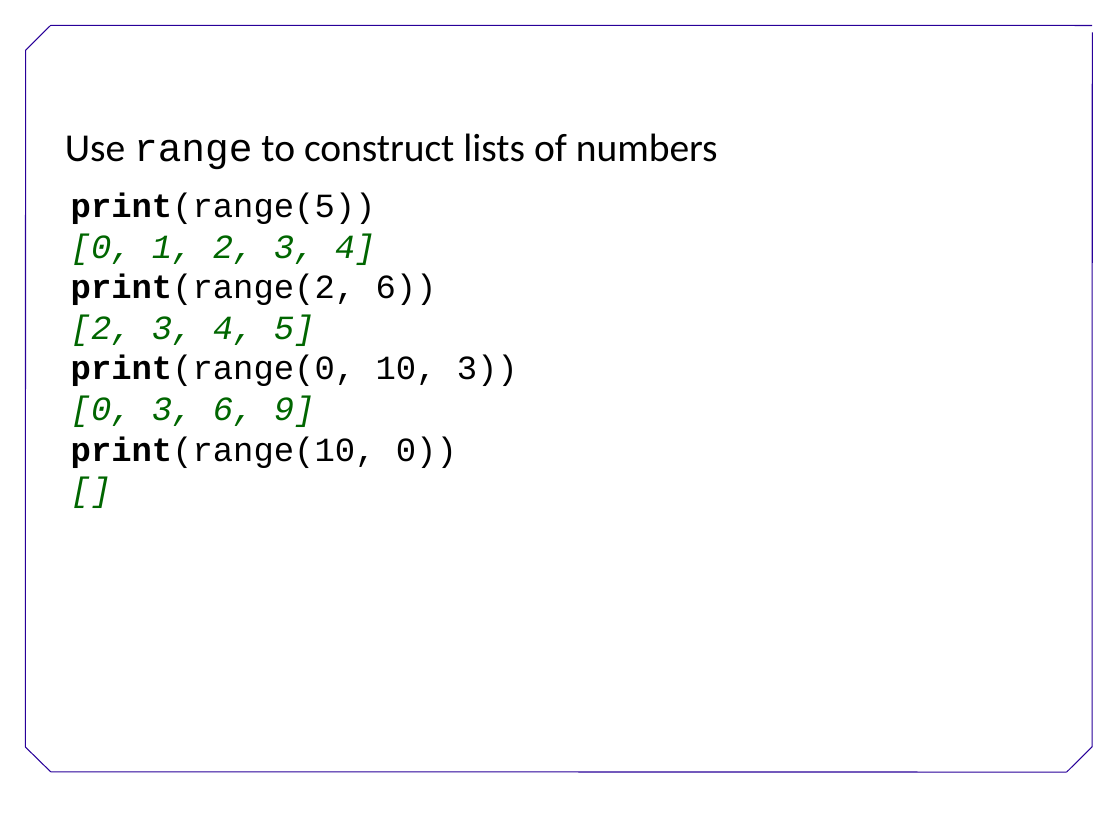
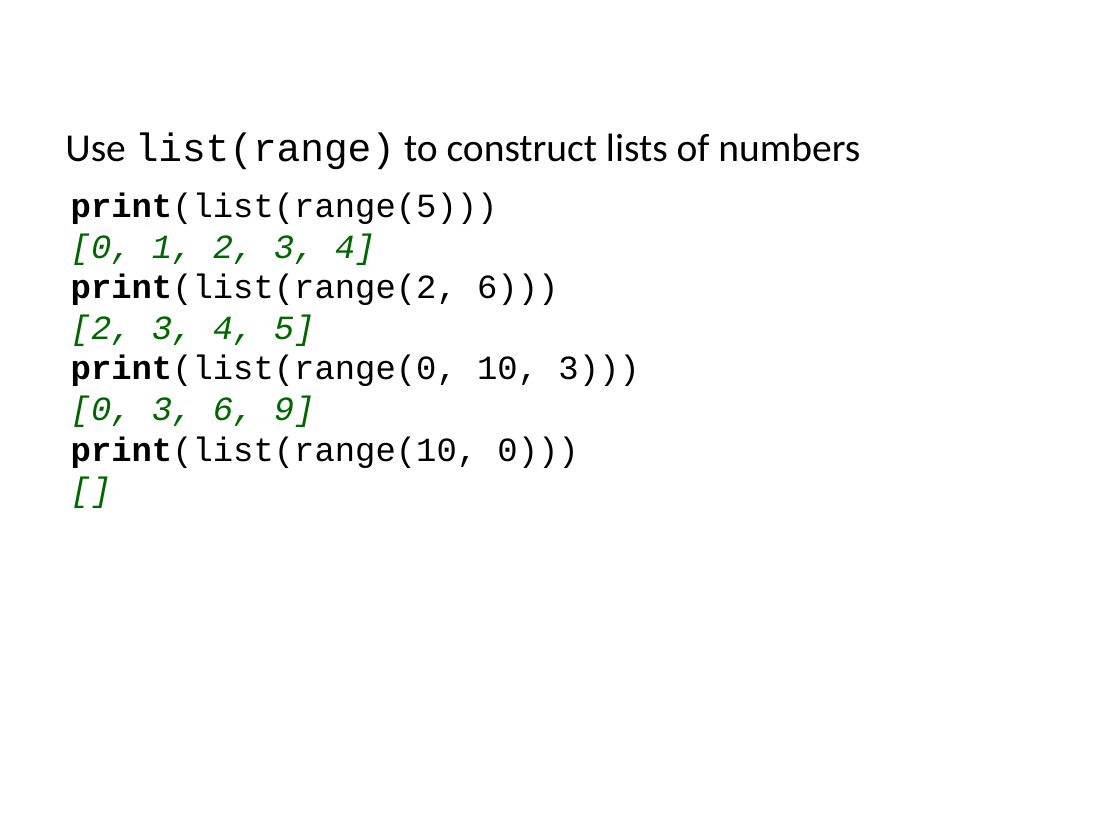
Before and after one commit to ncasuk/ncas-isc, a slide deck: slide 92 of python/presentations/learning_python/07_lists.ppt (slide 90 before the commit). Drawn at 1120x840 pixels with LibreOffice and Linux fonts; fonts in the diff are those of the drawing; background and template pictures are left out. Boxes give left, top, right and bottom in pixels: in the first picture for what was removed or moved away, otherwise in the second. Text is boxed around its words. In the diff, an @@ line names an element or a change of style, - is before the commit and + after.

```diff
--- a/python/presentations/learning_python/07_lists.ppt
+++ b/python/presentations/learning_python/07_lists.ppt
@@ text at [65,133,860,170]: text changed @@
-Use range to construct lists of numbers
+Use list(range) to construct lists of numbers
@@ text at [71,192,498,224]: text changed @@
-print(range(5))
+print(list(range(5)))
@@ text at [71,273,558,305]: text changed @@
-print(range(2, 6))
+print(list(range(2, 6)))
@@ text at [71,355,639,386]: text changed @@
-print(range(0, 10, 3))
+print(list(range(0, 10, 3)))
@@ text at [71,436,578,468]: text changed @@
-print(range(10, 0))
+print(list(range(10, 0)))
@@ group removed at [25,25,1093,772]: 7 lines @@
```
Also in this commit, not shown: 95 other slides changed, 2 slides added, 4 other files.
